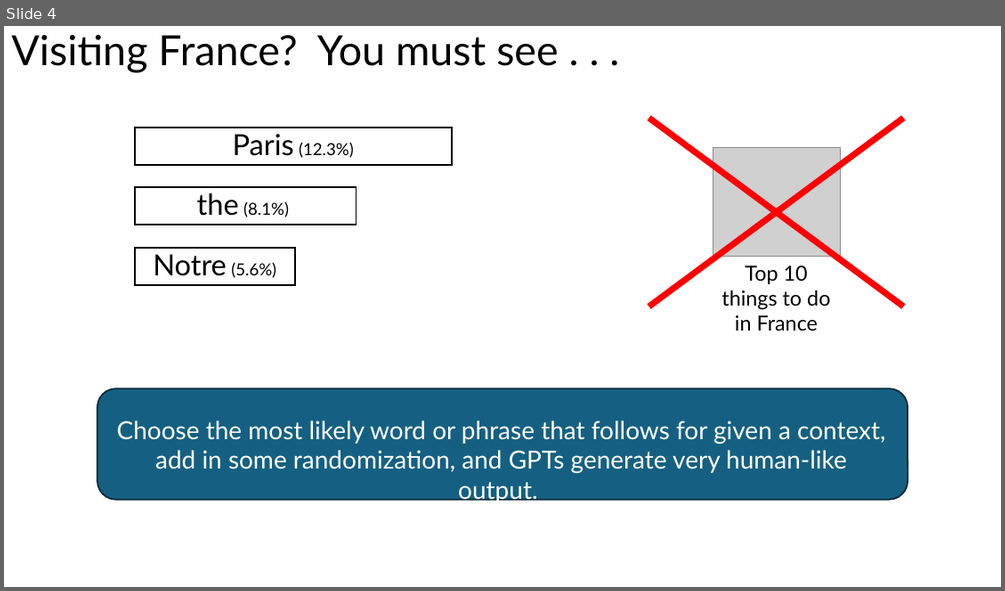
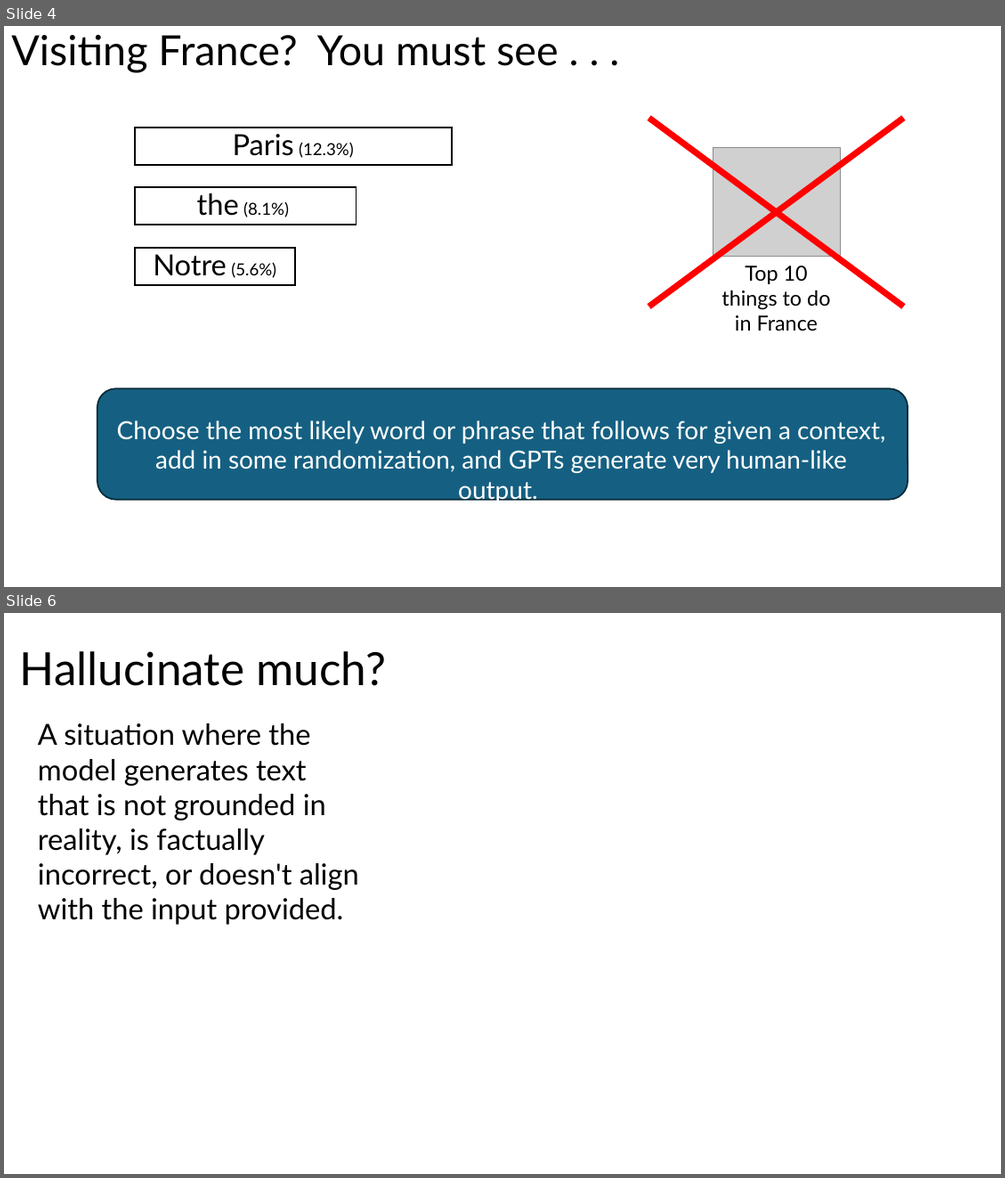
Before and after one commit to kevintupper/presentations, a slide deck: 2024-04-17__Empowering_your_Statistics_with_Better_Stories/ppt/better_stories.pptx. Shown one above the other, each under a label of ours: slide 4 before the commit, slides 4 and 6 after it; the slides between them are not shown. The pictures are 1005x591 and 1005x1178 pixels, drawn with LibreOffice and Linux fonts; fonts in the diff are those of the drawing; grey boxes stand for pictures; background and template pictures are left out. Boxes give left, top, right and bottom in pixels: in the first picture for what was removed or moved away, otherwise in the second. Text is boxed around its words. In the diff, an @@ line names an element or a change of style, - is before the commit and + after.

```diff
--- a/2024-04-17__Empowering_your_Statistics_with_Better_Stories/ppt/better_stories.pptx
+++ b/2024-04-17__Empowering_your_Statistics_with_Better_Stories/ppt/better_stories.pptx
@@ slide 6 added at [4,613,1001,1174], background picture (left out) @@
@@ text added at [20,651,386,686], 44 pt, text #000000 @@
+Hallucinate much?
@@ text added at [38,723,359,925], 28 pt, text #000000 @@
+A situation where the model generates text that is not grounded in reality, is factually incorrect, or doesn't align with the input provided.
```
Also in this commit, not shown: 1 other slide added, 3 other files.
